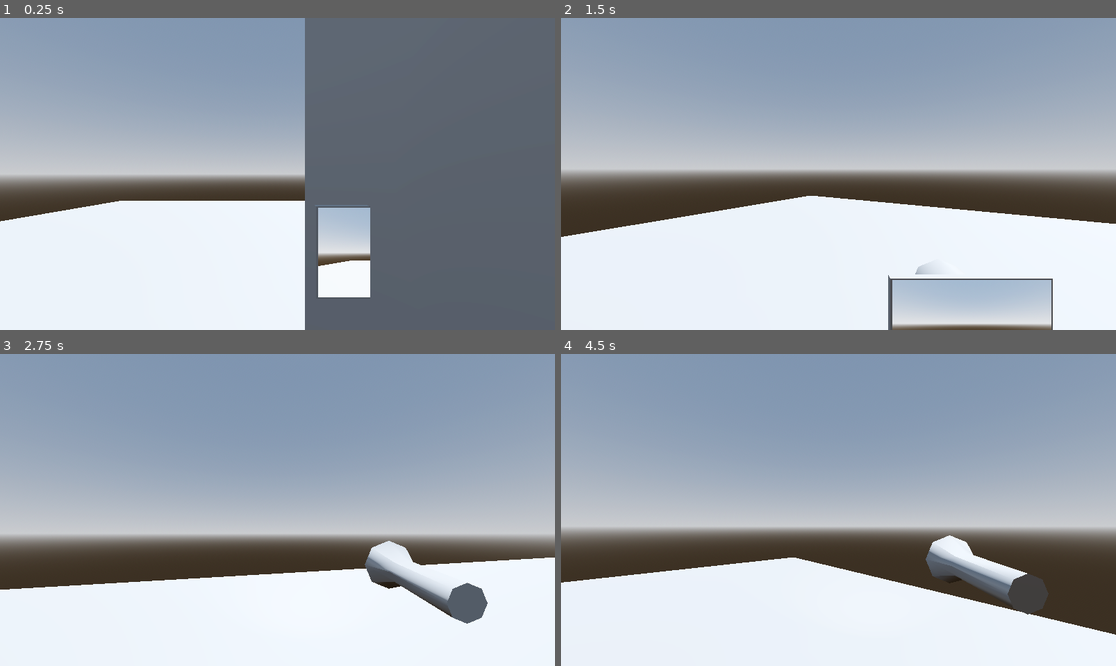
Above: before the commit, frames 1-4 (two rows, left to right).
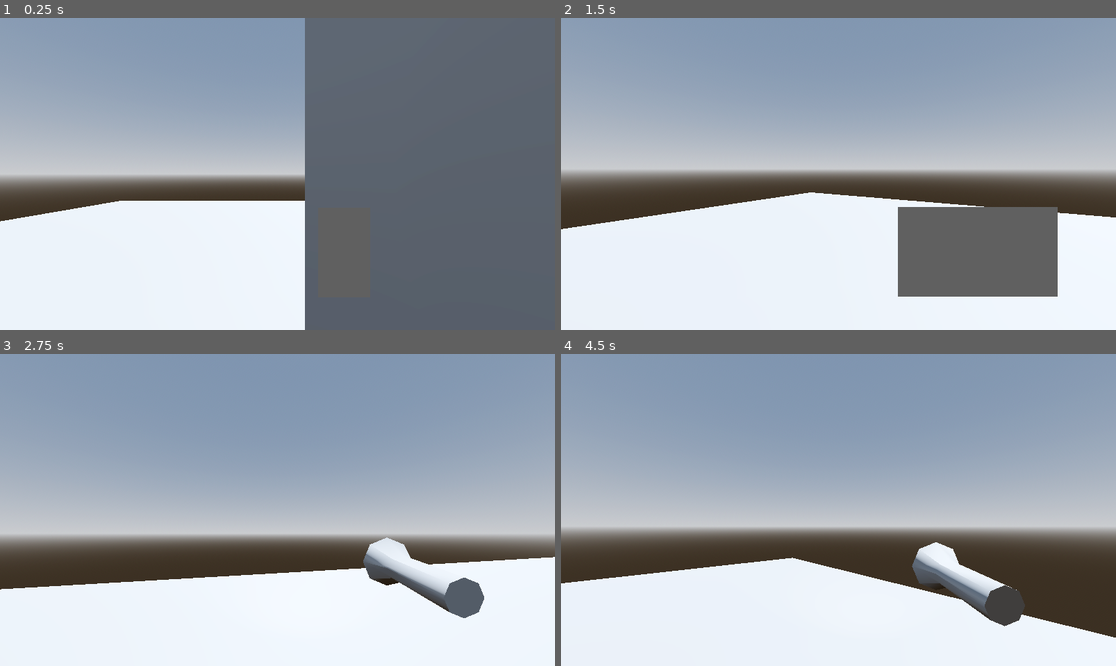
Above: after the commit, the same moments.

Repository: Project-Shipwrecking/Cave-Runner
Game: Godot game, scene res://Scenes/world.tscn
Same seed, same stepped clock (60 frames per second), same inputs: the game is played once before the commit and once after it.
Inputs (mouse positions are in pixels of both pictures, inside the frame that each line leads up to):
- Up to frame 1 (0.25 s): no input
- Up to frame 2 (1.5 s): tap Enter at 0.5 s; move the mouse to (866, 174) at 0.52 s; hold 1 0.53-1.28 s; hold W (forward) from 0.53 s (still down); click (866, 174) at 0.6 s; tap Space (jump) at 0.77 s; move the mouse to (810, 174) at 1.27 s; tap 1 at 1.35 s
- Up to frame 3 (2.75 s): keep holding W (forward); tap Space (jump) at 1.52 s; click (249, 510) at 1.55 s; move the mouse to (288, 503) at 2.02 s; hold F (flashlight) from 2.03 s (still down); tap 1 at 2.3 s
- Up to frame 4 (4.5 s): keep holding W (forward); move the mouse to (832, 516) at 2.77 s; release F (flashlight) at 2.78 s; click (832, 516) at 2.85 s; tap Space (jump) at 3.02, 3.77 s; move the mouse to (877, 513) at 3.52 s; hold ` (maze) 3.53-4.28 s; tap 1 at 3.8 s; move the mouse to (794, 506) at 4.27 s; right-click (794, 506) at 4.35 s

The runs differ from the first frame. In frame 1, 2.7% of the frame differs, in the area x 56-67%, y 59-90%; in frame 2, 12%, in the area x 0-100%, y 55-100%; in frame 3, 1.0%; in frame 4, 3.8%.

Commit message:
shows image for 2 seconds and adds it to list

Diff:
--- /dev/null
+++ b/Materials/image.tres
@@ -0,0 +1,10 @@
+[gd_resource type="ShaderMaterial" load_steps=2 format=3 uid="uid://bxvnonyo1jdq2"]
+
+[ext_resource type="Shader" uid="uid://d3dp7b1xc7hfs" path="res://Shaders/image.gdshader" id="1_vb5iv"]
+
+[resource]
+render_priority = 0
+shader = ExtResource("1_vb5iv")
+shader_parameter/exposure = 1.0
+shader_parameter/gamma = 2.2
+shader_parameter/tonemap_mode = 0
--- /dev/null
+++ b/Scenes/image_scene.tscn
@@ -0,0 +1,16 @@
+[gd_scene load_steps=4 format=3 uid="uid://dgynnxbwf41tp"]
+
+[ext_resource type="Material" uid="uid://bxvnonyo1jdq2" path="res://Materials/image.tres" id="1_10ujo"]
+
+[sub_resource type="QuadMesh" id="QuadMesh_10ujo"]
+material = ExtResource("1_10ujo")
+
+[sub_resource type="QuadMesh" id="QuadMesh_2yvxd"]
+size = Vector2(0.432, 0.243)
+
+[node name="Image" type="MeshInstance3D"]
+mesh = SubResource("QuadMesh_10ujo")
+
+[node name="MeshInstance3D" type="MeshInstance3D" parent="."]
+visible = false
+mesh = SubResource("QuadMesh_2yvxd")
--- a/Scenes/player.tscn
+++ b/Scenes/player.tscn
@@ -48,6 +48,7 @@
 script = ExtResource("3_6t5aa")
 
 [node name="SubViewport" type="SubViewport" parent="Head/InGameCam"]
+size = Vector2i(2304, 1296)
 
 [node name="Camera3D" type="Camera3D" parent="Head/InGameCam/SubViewport"]
 transform = Transform3D(1, 0, 0, 0, 1, 0, 0, 0, 1, 0, 0.5, 0)
@@ -59,19 +60,6 @@
 spot_range = 100.0
 spot_attenuation = -0.5
 spot_angle = 70.0
-
-[node name="CSGCombiner3D" type="CSGCombiner3D" parent="Head/InGameCam"]
-
-[node name="CSGBox3D" type="CSGBox3D" parent="Head/InGameCam/CSGCombiner3D"]
-transform = Transform3D(1, 0, 0, 0, 1, 0, 0, 0, 1, 0, 0, -0.011)
-layers = 2
-size = Vector3(0.443, 0.251, 0.02)
-
-[node name="CSGCylinder3D" type="CSGCylinder3D" parent="Head/InGameCam/CSGCombiner3D"]
-transform = Transform3D(1, 0, 0, 0, -4.37114e-08, 1, 0, -1, -4.37114e-08, 0, 0, -0.105117)
-layers = 2
-radius = 0.100098
-height = 0.168945
 
 [node name="FlashlightModel" type="CSGCombiner3D" parent="Head"]
 transform = Transform3D(1, 0, 0, 0, 1, 0, 0, 0, 1, 0.455, -0.215, -0.646)
--- a/Scripts/camera.gd
+++ b/Scripts/camera.gd
@@ -18,9 +18,9 @@
 	#Global.cam_reached_marker.connect(throw_camera)
 
 func _process(delta):
-	if Input.is_key_pressed(KEY_1):
+	#if Input.is_key_pressed(KEY_1):
 		#_camera_shake(1, 3)
-		throw_camera()
+#		throw_camera()
 	# spring-like motion back to center
 	if shake_timer.is_stopped(): return
 	var force = -offset * elasticity
@@ -30,12 +30,12 @@
 	self.position = Vector3(offset.x, offset.y, 0)
 
 
-func throw_camera():
+func throw_camera(_tex):
 	await get_tree().create_timer(0.3)
 	shake_timer.start(2)
 	var random_dir = Vector2(randf() * 2 - 1, randf() * 2 - 1).normalized()
 	velocity += random_dir * throw_strength
-	await get_tree().create_timer(0.1)
+	await get_tree().create_timer(0.3)
 	#random_dir = Vector2(randf() * 2 - 1, randf() * 2 - 1).normalized()
 	random_dir = Vector2(random_dir.y, random_dir.x)
-	velocity += random_dir * throw_strength/3
+	velocity += random_dir * throw_strength/1.3
--- a/Scripts/global.gd
+++ b/Scripts/global.gd
@@ -3,4 +3,4 @@
 
 signal focus_cam(val:bool)
 signal cam_reached_marker()
-signal photo_taken
+signal photo_taken(tex:ViewportTexture)
--- a/Scripts/head.gd
+++ b/Scripts/head.gd
@@ -2,11 +2,15 @@
 
 @onready var flashlight := $FlashlightModel as CSGCombiner3D
 @onready var igcam := $InGameCam as InGameCam
+@onready var image_scene = preload("res://Scenes/image_scene.tscn")
+@onready var image_shader = preload("res://Shaders/image.gdshader")
 
 var holding_cam := false
+var images : Array = []
 
 func _ready():
 	holding_cam = igcam.visible
+	Global.photo_taken.connect(_on_photo_taken)
 
 #TODO Get animations
 func _unhandled_input(event: InputEvent) -> void:
@@ -28,3 +32,23 @@
 	elif Input.is_action_just_pressed("left_click"):
 		if holding_cam == true or igcam.visible:
 			igcam.take_photo()
+
+func _on_photo_taken(tex:ViewportTexture):
+	var image = tex.get_image()
+	image.convert(Image.FORMAT_RGBA8)
+	var static_texture = ImageTexture.create_from_image(image)
+	images.append(static_texture)
+
+
+	var image_instance :MeshInstance3D = image_scene.instantiate()
+	get_tree().current_scene.add_child(image_instance)
+	image_instance.global_transform = global_transform
+
+	var material = ShaderMaterial.new()
+	material.shader = image_shader
+	material.set_shader_parameter("albedo_texture", static_texture)
+
+	image_instance.material_override = material
+
+	await get_tree().create_timer(2).timeout
+	image_instance.queue_free()
--- a/Scripts/in_game_cam.gd
+++ b/Scripts/in_game_cam.gd
@@ -31,7 +31,7 @@
 	var viewport_texture = viewport.get_texture()
 	viewport.size = get_viewport().size
 	viewport.render_target_clear_mode = SubViewport.CLEAR_MODE_ALWAYS
-	viewport.render_target_update_mode = SubViewport.UPDATE_ALWAYS
+	viewport.render_target_update_mode = SubViewport.UPDATE_WHEN_VISIBLE
 
 	var material = ShaderMaterial.new()
 	material.shader = portal_shader
@@ -79,8 +79,8 @@
 func take_photo():
 	if is_taking_photo == true: return
 	is_taking_photo = true
-	print("is taking photo? %s" % is_taking_photo)
-	Global.photo_taken.emit()
+	#await RenderingServer.frame_post_draw
+	Global.photo_taken.emit(viewport.get_texture())
 	if tween == null:
 		tween = get_tree().create_tween()
 	tween.kill()
--- /dev/null
+++ b/Shaders/image.gdshader
@@ -0,0 +1,13 @@
+shader_type spatial;
+render_mode unshaded, cull_disabled;
+
+uniform sampler2D albedo_texture : source_color;
+
+void fragment() {
+    vec3 color = texture(albedo_texture, UV).rgb;
+
+    // Apply gamma correction (linear → sRGB)
+    //color = pow(color, vec3(1.0 / 2.2));
+
+    ALBEDO = color;
+}
Not shown, added: Shaders/image.gdshader.uid
